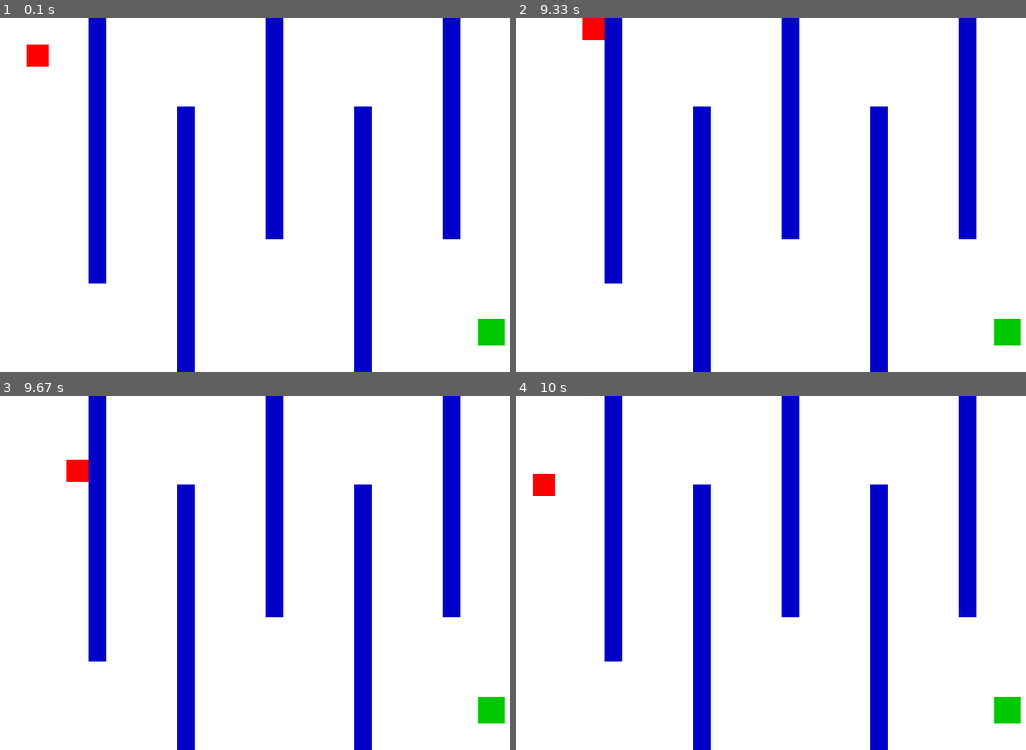
Above: before the commit, frames 1-4 (two rows, left to right).
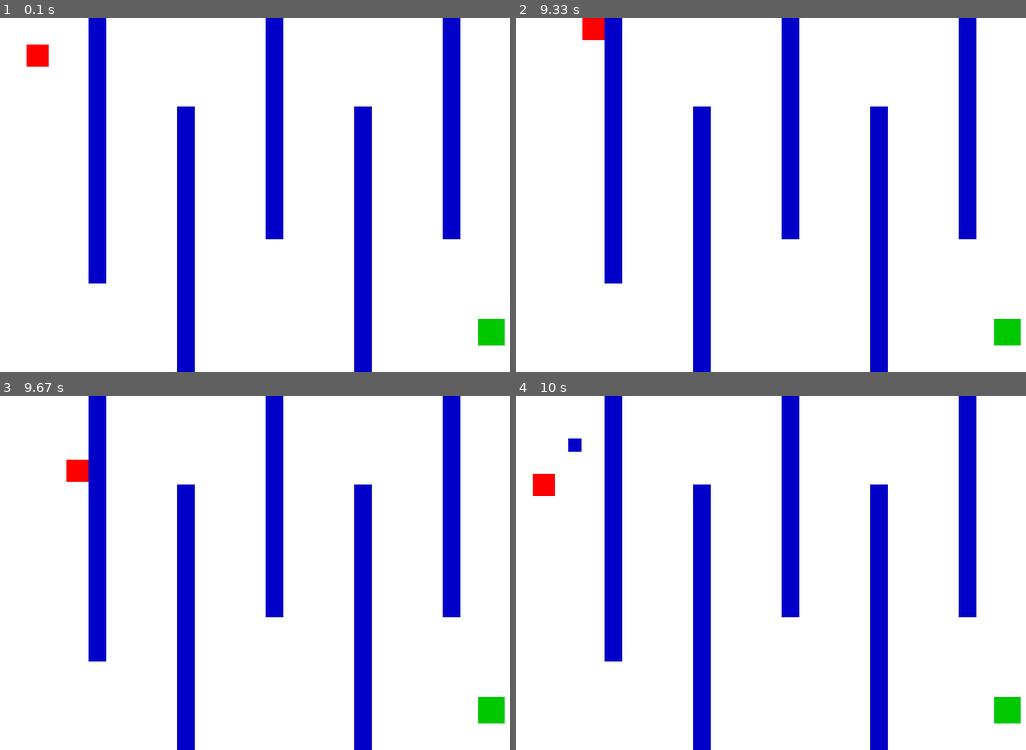
Above: after the commit, the same moments.

Repository: ruizmari192/RuizMarinaICS3C
Game: pygame game, started from pygame-assignment4.py
Two runs of this game, one before a commit and one after it. Both use one fixed random seed, a clock stepped at 60 frames per second and the inputs below.
Inputs:
- Up to frame 1 (0.1 s): no input
- Up to frame 2 (9.33 s): hold Space 0.33-0.8 s; hold Right 0.33-0.8 s; hold Up 1.33-1.8 s; hold Left 2.33-2.87 s; hold Down 2.9-3.2 s; hold Up 3.67-4.03 s; hold Right 4.07-4.7 s; hold Down 4.73-5.1 s; hold Left 5.13-5.6 s; hold Right 5.63-6.1 s; hold Up 6.13-6.43 s; hold Left 6.97-7.5 s; hold Down 7.53-7.83 s; hold Up 8.3-8.67 s; hold Right from 8.7 s (still down); tap Space at 8.77, 9.07 s
- Up to frame 3 (9.67 s): release Right at 9.33 s; hold Down from 9.37 s (still down); tap Space at 9.43 s
- Up to frame 4 (10 s): release Down at 9.73 s; hold Left from 9.77 s (still down); tap Space at 9.83 s

Frames 1-3 are identical in both runs. In frame 4, 0.1% of the frame differs, in the area x 10-13%, y 12-16%.

Commit message:
I added a function to create bullets and shot them up.

Diff:
--- a/pygame-assignment4.py
+++ b/pygame-assignment4.py
@@ -89,6 +89,28 @@
             while check_collision(player, walls) == True:
                 player.y -= 1  # Undo movement on collision
 
+def fire_bullet(player, bullets):
+    """
+    -------------------------------------------------------
+    Spawns a new bullet starting at the player's current center position.
+    -------------------------------------------------------
+    Parameters:
+       player - the rectangle representing the player (pygame.Rect)
+       bullets - the list where active bullet Rects are stored (list)
+    -------------------------------------------------------
+    """
+    bullet_width = 15
+    bullet_height = 15
+    #reset bullet position to the player's position when fired
+    bullet_x = player.x
+    bullet_y = player.y
+
+    new_bullet = pygame.Rect(bullet_x, bullet_y, bullet_width, bullet_height)
+    bullets.append(new_bullet)
+    return
+
+
+
 
 pygame.init()
 # Set screen resolution
@@ -110,6 +132,10 @@
 player_size = 25
 player = pygame.Rect (30, 30, player_size, player_size)
 speed = 4
+
+#to have a list for the new bullets
+bullets = []
+bullet_speed = 4
 
 # Create the exit
 exit_rect = pygame.Rect(540, 340, 30, 30)
@@ -134,6 +160,10 @@
         if event.type == pygame.QUIT:
             running = False
 
+        if event.type == pygame.KEYDOWN:
+            if event.key == pygame.K_SPACE and not won:
+                fire_bullet (player, bullets)
+
     # Get the keys being pressed
     keys = pygame.key.get_pressed()
 
@@ -144,6 +174,9 @@
         #to keep the player within the screen bounds
         check_bounds(player, SCREEN_WIDTH, SCREEN_HEIGHT)
 
+        for bullet in bullets:
+            bullet.y -= bullet_speed
+
         #check if the player won
         if player.colliderect(exit_rect):
             won = True
@@ -161,6 +194,10 @@
 
     # Draw the player
     pygame.draw.rect(screen, RED, player)
+
+    #draw the bullet
+    for bullet in bullets:
+        pygame.draw.rect (screen, BLUE, bullet)
 
     # Display the winning message
     if won:
